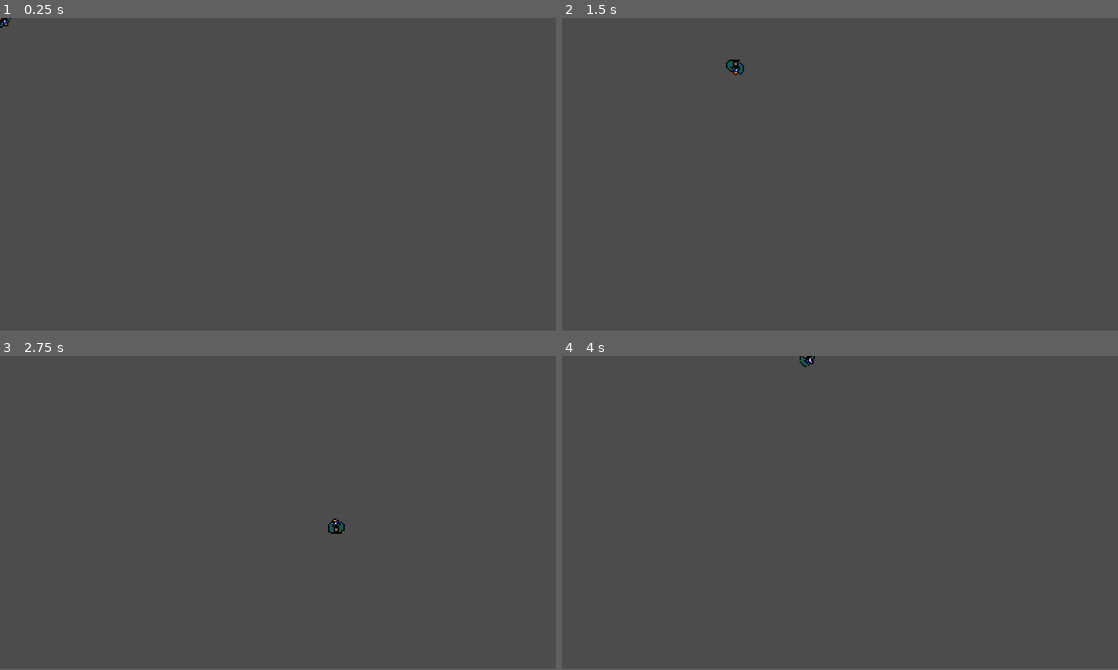
Above: before the commit, frames 1-4 (two rows, left to right).
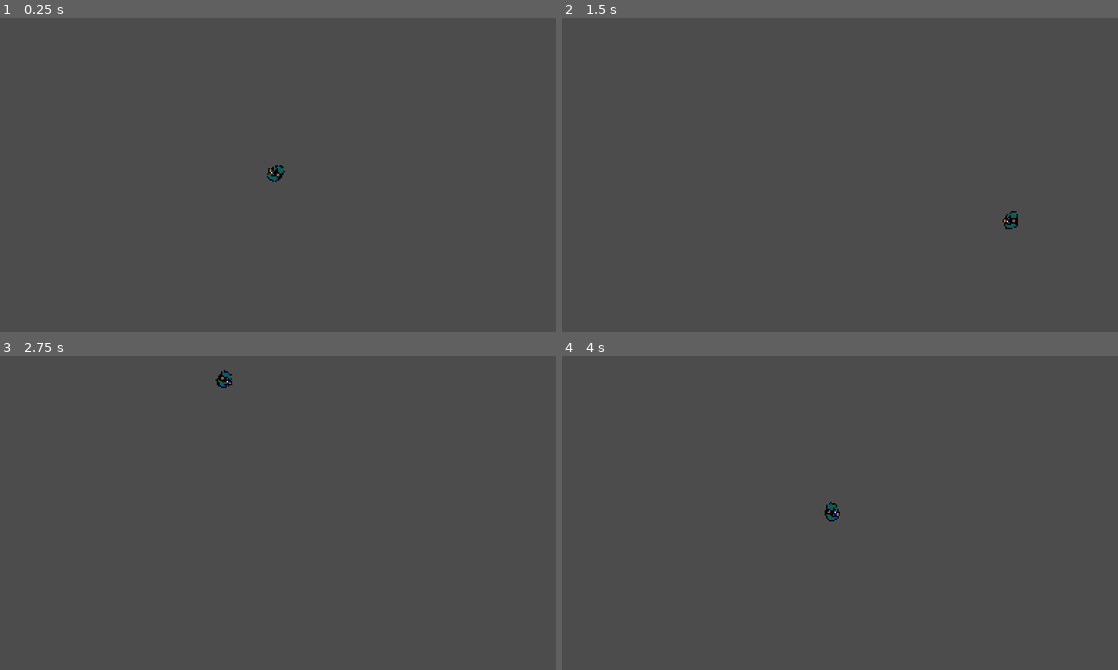
Above: after the commit, the same moments.

Repository: TLochow/Operation-Snagov
Game: Godot game, scene res://scenes/Level.tscn
Two runs of this game, one before a commit and one after it. Both use one fixed random seed, a clock stepped at 60 frames per second and the inputs below.
Inputs (mouse positions are in pixels of both pictures, inside the frame that each line leads up to):
- Up to frame 1 (0.25 s): no input
- Up to frame 2 (1.5 s): tap Enter at 0.5 s; move the mouse to (962, 159) at 0.52 s; hold Right (ui_right) 0.53-1.28 s; move the mouse to (728, 190) at 1.27 s; hold Down (ui_down) from 1.28 s (still down)
- Up to frame 3 (2.75 s): move the mouse to (333, 443) at 2.02 s; release Down (ui_down) at 2.03 s; hold Right (ui_right) from 2.03 s (still down)
- Up to frame 4 (4 s): move the mouse to (812, 575) at 2.77 s; release Right (ui_right) at 2.78 s; hold Up (ui_up) 2.78-3.53 s; move the mouse to (1006, 560) at 3.52 s; hold Left (ui_left) from 3.53 s (still down)
In our replay, the window is 800x450 before the commit and 800x452 after it. These sizes can differ from the game's own. Grey fills any space a smaller window leaves; there, only what the larger window draws over its background counts as a difference.

The runs differ from the first frame. In frame 1, 0.2% of the frame differs, in the area x 0-52%, y 0-53%; in frame 2, 0.2%, in the area x 29-82%, y 13-68%; in frame 3, 0.2%; in frame 4, 0.2%.

Commit message:
Base Camera Movement

Diff:
--- a/project.godot
+++ b/project.godot
@@ -22,9 +22,9 @@
 [display]
 
 window/size/width=400
-window/size/height=225
+window/size/height=226
 window/size/test_width=1400
-window/size/test_height=788
+window/size/test_height=790
 window/stretch/mode="viewport"
 window/stretch/aspect="keep"
 
--- /dev/null
+++ b/scenes/GameCamera.gd
@@ -0,0 +1,20 @@
+extends Camera2D
+
+onready var Player = get_tree().get_nodes_in_group("Player")[0]
+
+func _process(delta):
+	var pos = get_position()
+	var relativePlayerPos = Player.get_position() - pos
+	print(relativePlayerPos)
+	if relativePlayerPos.x < -200.0:
+		pos.x -= 400.0
+		set_position(pos)
+	elif relativePlayerPos.x > 200.0:
+		pos.x += 400.0
+		set_position(pos)
+	if relativePlayerPos.y < -113.0:
+		pos.y -= 226.0
+		set_position(pos)
+	if relativePlayerPos.y > 113.0:
+		pos.y += 226.0
+		set_position(pos)
--- /dev/null
+++ b/scenes/GameCamera.tscn
@@ -0,0 +1,8 @@
+[gd_scene load_steps=2 format=2]
+
+[ext_resource path="res://scenes/GameCamera.gd" type="Script" id=1]
+
+[node name="GameCamera" type="Camera2D"]
+current = true
+smoothing_enabled = true
+script = ExtResource( 1 )
--- /dev/null
+++ b/scenes/Level.gd
@@ -0,0 +1,5 @@
+extends Node2D
+
+func _input(event):
+	if event.is_action_pressed("ui_cancel"):
+		get_tree().quit()
--- a/scenes/Level.tscn
+++ b/scenes/Level.tscn
@@ -1,7 +1,12 @@
-[gd_scene load_steps=2 format=2]
+[gd_scene load_steps=4 format=2]
 
 [ext_resource path="res://scenes/Player.tscn" type="PackedScene" id=1]
+[ext_resource path="res://scenes/Level.gd" type="Script" id=2]
+[ext_resource path="res://scenes/GameCamera.tscn" type="PackedScene" id=3]
 
 [node name="Level" type="Node2D"]
+script = ExtResource( 2 )
+
+[node name="GameCamera" parent="." instance=ExtResource( 3 )]
 
 [node name="Player" parent="." instance=ExtResource( 1 )]
--- a/scenes/Player.tscn
+++ b/scenes/Player.tscn
@@ -23,7 +23,9 @@
 "values": [ 0, 1, 2, 3 ]
 }
 
-[node name="Player" type="KinematicBody2D"]
+[node name="Player" type="KinematicBody2D" groups=[
+"Player",
+]]
 script = ExtResource( 1 )
 
 [node name="CollisionShape2D" type="CollisionShape2D" parent="."]
